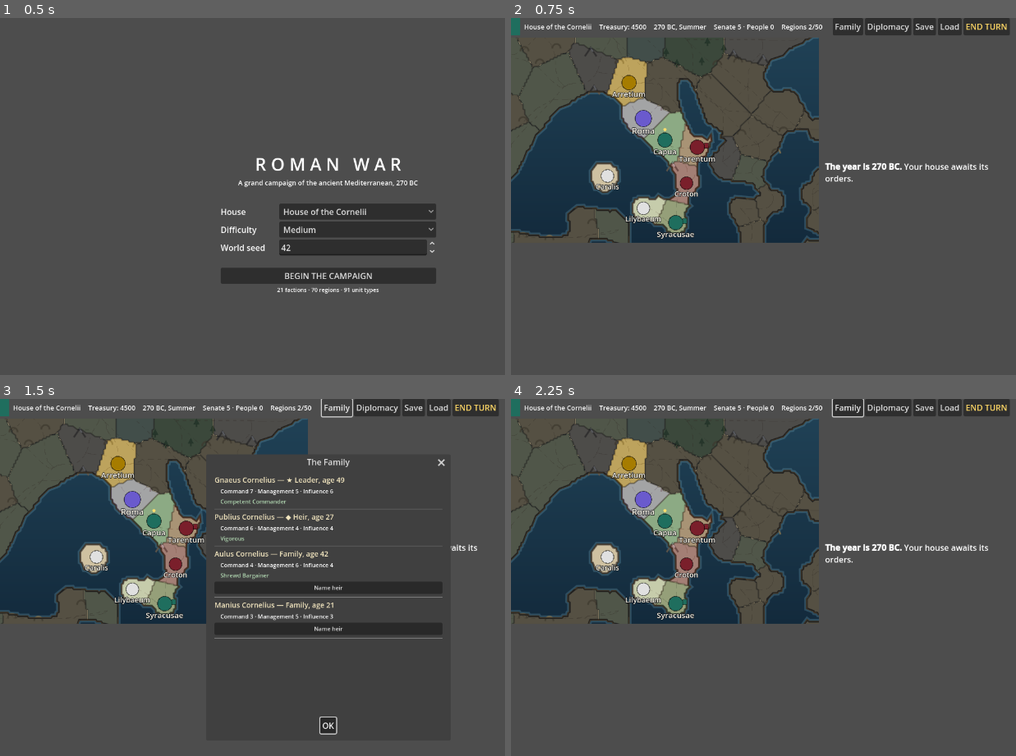
Above: before the commit, frames 1-4 (two rows, left to right).
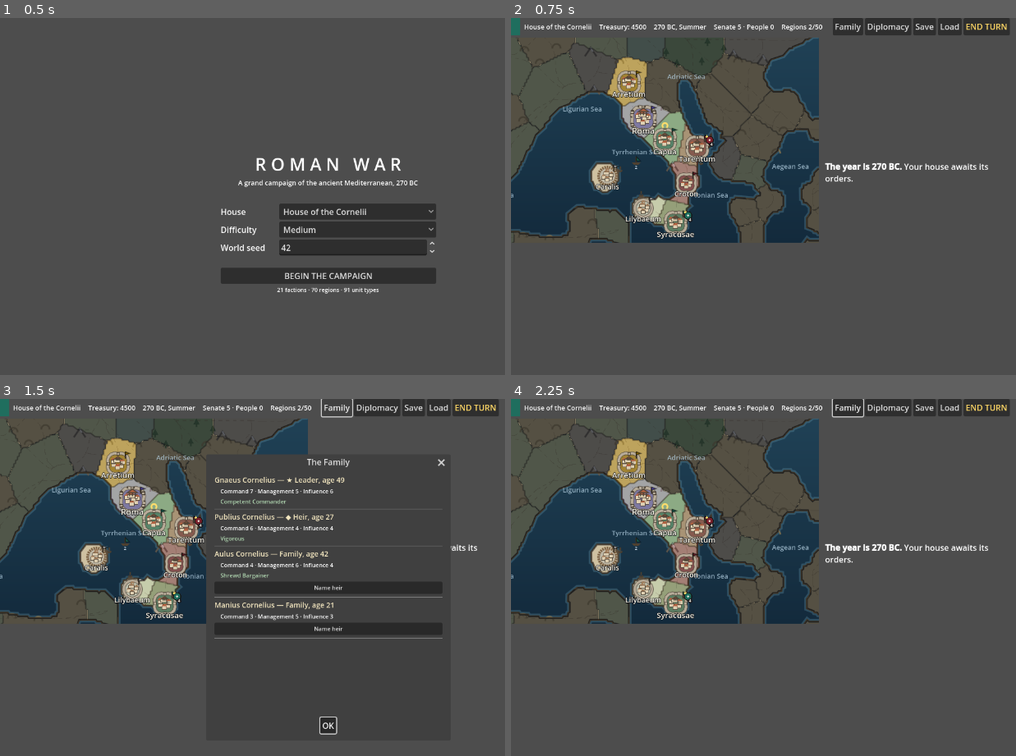
Above: after the commit, the same moments.

Repository: zhynek/Roman-War
Game: Godot game, scene res://src/ui/main.tscn
Two runs of this game, one before a commit and one after it. Both use one fixed random seed, a clock stepped at 60 frames per second and the inputs below.
Inputs:
- Up to frame 1 (0.5 s): no input
- Up to frame 2 (0.75 s): click "BEGIN THE CAMPAIGN" at 0.5 s
- Up to frame 3 (1.5 s): click "Family" at 1.25 s
- Up to frame 4 (2.25 s): click "OK" at 2 s

Frame 1 is identical in both runs. In frame 2, 2.3% of the frame differs, in the area x 0-60%, y 14-61%; in frame 3, 2.2%; in frame 4, 2.3%.

Commit message:
Map: settlement, castle, army and fleet iconography
SettlementIcons replaces the owner-colored circles with procedural
vector settlements built from campaign data: the footprint grows through
six settlement levels (huts to a monumental skyline), the wall circuit
follows wall tier and culture — palisade stakes, stone rings, towered
enceintes, up to a concentric citadel; rounded Roman circuits, round
Mediterranean walls, id-jittered tribal stockades — and a culture finial
(pediment, columns, stepped spire, crescent, obelisk, crossed gables)
crowns the town. Owner banners, the capital's gold laurel, siege ladders
with red rampart arcs, harbor quays on the seaward side and gold wonder
marks complete the settlement.

Armies are now shield roundels showing unit count, a general's star and
a fatigue mark — the count the old renderer computed and threw away.
The player's fleets appear at their sea-zone anchors (closing a
long-standing gap: those anchors were dead data), and sea names label
the map. icon_params() is pure and covered by the headless smoke test.

Co-Authored-By: Claude Fable 5 <noreply@anthropic.com>
Claude-Session: https://claude.ai/code/session_01NF1RcCk8K69m3G3Sq2YaWk

Diff:
--- a/src/ui/map/map_layers.gd
+++ b/src/ui/map/map_layers.gd
@@ -164,26 +164,15 @@
 				continue
 			_draw_settlement(region_id, anchor)
 			_draw_armies(region_id, anchor)
+		_draw_fleets()
 
 	func _draw_settlement(region_id: String, anchor: Vector2) -> void:
 		var game: Game = view.game
-		var settlement: Dictionary = game.state["settlements"].get(region_id, {})
-		var owner: String = settlement.get("owner", "rebels")
-		var owner_color := Color.html(game.data.factions.get(owner, {}).get("color", "#808080"))
-		var tier := 1
-		if not settlement.is_empty():
-			tier = Constants.level_index(SettlementRules.settlement_level(game.data, settlement)) + 1
-		var radius := 7.0 + 1.8 * tier
-
-		draw_circle(anchor, radius, owner_color)
-		draw_arc(anchor, radius, 0, TAU, 32, Color(0, 0, 0, 0.55), 1.5)
-
-		if not settlement.is_empty() and settlement.get("siege") != null:
-			draw_arc(anchor, radius + 7.0, 0, TAU, 32, UiStyle.SIEGE_RED, 2.5)
-
-		var player: String = game.state["player_faction"]
-		if game.state["factions"].get(player, {}).get("capital", "") == region_id:
-			draw_circle(anchor + Vector2(0, -radius - 6.0), 3.0, UiStyle.CAPITAL_GOLD)
+		var params := SettlementIcons.icon_params(game, region_id)
+		if params.is_empty():
+			draw_circle(anchor, 8.0, Color(0.5, 0.5, 0.5))
+			return
+		SettlementIcons.draw_settlement(self, anchor, params)
 
 	func _draw_armies(region_id: String, anchor: Vector2) -> void:
 		var game: Game = view.game
@@ -192,12 +181,26 @@
 		owner_ids.sort()
 		var offset := 0
 		for army_owner in owner_ids:
+			var entry: Dictionary = owners[army_owner]
 			var badge_color := Color.html(
 				game.data.factions.get(army_owner, {}).get("color", "#808080"))
-			var badge_pos := anchor + Vector2(14.0 + offset * 11.0, -8.0)
-			draw_rect(Rect2(badge_pos, Vector2(8, 10)), badge_color)
-			draw_rect(Rect2(badge_pos, Vector2(8, 10)), Color(0, 0, 0, 0.6), false, 1.0)
+			SettlementIcons.draw_army_token(self,
+				anchor + Vector2(24.0 + offset * 18.0, -14.0), badge_color,
+				int(entry["units"]), bool(entry["has_general"]),
+				bool(entry["fatigued"]), view.map_font)
 			offset += 1
+
+	func _draw_fleets() -> void:
+		var game: Game = view.game
+		var player_color := Color.html(game.data.factions.get(
+			String(game.state["player_faction"]), {}).get("color", "#808080"))
+		for zone_id in view.fleet_groups:
+			var anchor_data: Dictionary = game.data.sea_zones.get(zone_id, {}).get("position", {})
+			if anchor_data.is_empty():
+				continue
+			var at := Vector2(float(anchor_data["x"]), float(anchor_data["y"])) * MapView.WORLD_SCALE
+			SettlementIcons.draw_fleet_token(self, at, player_color,
+				int(view.fleet_groups[zone_id]), view.map_font)
 
 
 class OverlayLayer:
@@ -248,6 +251,19 @@
 		if game == null or view.map_font == null:
 			return
 		var zoom := view._zoom
+		# Sea names at their authored anchors, faint and wide.
+		if zoom >= 0.45:
+			for zone_id in game.data.sea_zones:
+				var anchor_data: Dictionary = game.data.sea_zones[zone_id].get("position", {})
+				if anchor_data.is_empty():
+					continue
+				var sea_name: String = game.data.sea_zones[zone_id].get("name", zone_id)
+				var at := view.to_screen(Vector2(
+					float(anchor_data["x"]), float(anchor_data["y"])) * MapView.WORLD_SCALE)
+				var sea_width := view.map_font.get_string_size(
+					sea_name, HORIZONTAL_ALIGNMENT_CENTER, -1, 13).x
+				draw_string(view.map_font, at + Vector2(-sea_width / 2.0, -14.0), sea_name,
+					HORIZONTAL_ALIGNMENT_CENTER, -1, 13, UiStyle.SEA_LABEL)
 		for region_id in view.visible_cache:
 			var region: Dictionary = game.data.regions.get(region_id, {})
 			if region.is_empty():
--- /dev/null
+++ b/src/ui/map/settlement_icons.gd
@@ -0,0 +1,321 @@
+class_name SettlementIcons
+## Procedural settlement, army and fleet iconography for the campaign map —
+## original vector work, drawn from campaign data: footprint grows with
+## settlement level, the wall circuit follows wall_level and culture
+## (rounded Roman circuits, round Mediterranean enceintes, jittered tribal
+## stockades), a culture finial crowns the skyline, and banners, laurels,
+## siege ladders, quays and wonder marks say the rest.
+##
+## icon_params() is pure data extraction so the headless suite can test it;
+## the draw functions take any CanvasItem and world-pixel positions.
+
+const WALL_STONE := Color(0.72, 0.675, 0.60)
+const WALL_EDGE := Color(0.28, 0.245, 0.20)
+const WALL_WOOD := Color(0.47, 0.36, 0.24)
+const HOUSE_PLASTER := Color(0.87, 0.81, 0.70)
+const HOUSE_EDGE := Color(0.30, 0.26, 0.21, 0.9)
+const ROOF := {
+	"roman": Color(0.70, 0.38, 0.25),
+	"greek": Color(0.56, 0.52, 0.44),
+	"eastern": Color(0.63, 0.54, 0.37),
+	"carthaginian": Color(0.62, 0.48, 0.35),
+	"egyptian": Color(0.80, 0.71, 0.47),
+	"barbarian": Color(0.54, 0.45, 0.28),
+	"neutral": Color(0.58, 0.54, 0.46),
+}
+
+
+static func icon_params(game: Game, region_id: String) -> Dictionary:
+	## Everything the map needs to draw one settlement, from data alone.
+	var settlement: Dictionary = game.state["settlements"].get(region_id, {})
+	if settlement.is_empty():
+		return {}
+	var owner: String = settlement["owner"]
+	var region: Dictionary = game.data.regions.get(region_id, {})
+	var seaward := Vector2.ZERO
+	var zones: Array = region.get("sea_zones", [])
+	if not zones.is_empty() and region.has("position"):
+		var here := Vector2(float(region["position"]["x"]), float(region["position"]["y"]))
+		var best_distance := INF
+		for zone_id in zones:
+			var anchor: Dictionary = game.data.sea_zones.get(zone_id, {}).get("position", {})
+			if anchor.is_empty():
+				continue
+			var there := Vector2(float(anchor["x"]), float(anchor["y"]))
+			if here.distance_to(there) < best_distance:
+				best_distance = here.distance_to(there)
+				seaward = (there - here).normalized()
+	return {
+		"owner": owner,
+		"owner_color": Color.html(game.data.factions.get(owner, {}).get("color", "#808080")),
+		"culture": game.data.culture_of_faction(owner),
+		"level": Constants.level_index(SettlementRules.settlement_level(game.data, settlement)) + 1,
+		"wall_level": int(SettlementRules.effect_max(game.data, settlement, "wall_level")),
+		"port_level": int(SettlementRules.effect_max(game.data, settlement, "port_level")),
+		"under_siege": settlement.get("siege") != null,
+		"is_capital": game.state["factions"].get(
+			String(game.state["player_faction"]), {}).get("capital", "") == region_id,
+		"has_wonder": region.has("wonder"),
+		"seaward": seaward,
+		"region_id": region_id,
+	}
+
+
+static func draw_settlement(canvas: CanvasItem, at: Vector2, p: Dictionary) -> void:
+	var level := int(p["level"])
+	var radius := 10.0 + 2.3 * level
+	var culture: String = p["culture"]
+	var roof: Color = ROOF.get(culture, ROOF["neutral"])
+
+	# Grounding shadow and a soft owner-colored plinth.
+	canvas.draw_circle(at + Vector2(0, 2.5), radius * 1.12, Color(0, 0, 0, 0.16))
+	canvas.draw_circle(at, radius * 1.05, Color(p["owner_color"], 0.35))
+
+	if int(p["port_level"]) > 0 and p["seaward"] != Vector2.ZERO:
+		_draw_port(canvas, at, radius, p["seaward"])
+
+	var wall_level := int(p["wall_level"])
+	if wall_level > 0:
+		_draw_walls(canvas, at, radius, wall_level, culture, String(p["region_id"]))
+
+	_draw_buildings(canvas, at, radius, level, roof, culture)
+
+	# Banner pole on the upper right, pennant in the owner's color.
+	var pole_base := at + Vector2(radius * 0.75, -radius * 0.55)
+	canvas.draw_line(pole_base, pole_base + Vector2(0, -12), Color(0.22, 0.19, 0.15), 1.6, true)
+	var tip := pole_base + Vector2(0, -12)
+	canvas.draw_colored_polygon(PackedVector2Array([
+		tip, tip + Vector2(8, 2.6), tip + Vector2(0, 5.2),
+	]), p["owner_color"])
+	canvas.draw_polyline(PackedVector2Array([
+		tip, tip + Vector2(8, 2.6), tip + Vector2(0, 5.2), tip,
+	]), Color(0, 0, 0, 0.55), 1.0, true)
+
+	if p["is_capital"]:
+		var crown := at + Vector2(0, -radius - 9.0)
+		canvas.draw_arc(crown, 5.0, PI * 0.75, PI * 1.65, 10, UiStyle.CAPITAL_GOLD, 2.0, true)
+		canvas.draw_arc(crown, 5.0, PI * 1.35, PI * 2.25, 10, UiStyle.CAPITAL_GOLD, 2.0, true)
+
+	if p["under_siege"]:
+		for start in [0.15, PI * 0.5 + 0.15, PI + 0.15, PI * 1.5 + 0.15]:
+			canvas.draw_arc(at, radius + 6.5, start, start + PI * 0.5 - 0.3, 10,
+				UiStyle.SIEGE_RED, 2.4, true)
+		var ladder := at + Vector2(-radius - 7.0, -3.0)
+		canvas.draw_line(ladder, ladder + Vector2(9, 9), UiStyle.SIEGE_RED, 1.8, true)
+		canvas.draw_line(ladder + Vector2(9, 0), ladder + Vector2(0, 9), UiStyle.SIEGE_RED, 1.8, true)
+
+	if p["has_wonder"]:
+		var base := at + Vector2(-radius - 6.0, -radius * 0.3)
+		canvas.draw_colored_polygon(PackedVector2Array([
+			base + Vector2(-3, 6), base + Vector2(3, 6), base + Vector2(0, -8),
+		]), UiStyle.CAPITAL_GOLD)
+		canvas.draw_circle(base + Vector2(0, -9.5), 1.6, UiStyle.CAPITAL_GOLD)
+
+
+static func _draw_walls(canvas: CanvasItem, at: Vector2, radius: float,
+		wall_level: int, culture: String, region_id: String) -> void:
+	var ring := _wall_ring(at, radius, culture, region_id)
+	var wood := culture in ["barbarian", "neutral"]
+	var stroke := WALL_WOOD if wood else WALL_STONE
+
+	if wall_level == 1:
+		# A palisade: radial stakes.
+		for i in range(ring.size()):
+			var out := (ring[i] - at).normalized()
+			canvas.draw_line(ring[i] - out * 1.5, ring[i] + out * 2.5, WALL_WOOD, 1.7, true)
+		return
+
+	var closed := PackedVector2Array(ring)
+	closed.append(ring[0])
+	canvas.draw_polyline(closed, WALL_EDGE, 2.0 + 0.55 * wall_level + 1.6, true)
+	canvas.draw_polyline(closed, stroke, 2.0 + 0.55 * wall_level, true)
+
+	if wall_level >= 3:
+		var towers := 4 if wall_level == 3 else (6 if wall_level == 4 else 8)
+		for i in range(towers):
+			var angle := TAU * i / towers - PI / 2.0
+			var tower := _ring_point(at, radius, culture, region_id, angle)
+			canvas.draw_rect(Rect2(tower - Vector2(2.6, 2.6), Vector2(5.2, 5.2)), stroke)
+			canvas.draw_rect(Rect2(tower - Vector2(2.6, 2.6), Vector2(5.2, 5.2)), WALL_EDGE, false, 1.1)
+	if wall_level >= 4:
+		# Crenellation ticks between towers.
+		for i in range(12):
+			var angle := TAU * i / 12.0 + 0.13
+			var merlon := _ring_point(at, radius, culture, region_id, angle)
+			var out := (merlon - at).normalized()
+			canvas.draw_line(merlon, merlon + out * 2.2, WALL_EDGE, 1.2, true)
+	if wall_level >= 5:
+		# Concentric inner ring and a corner keep: the citadel.
+		var inner := _wall_ring(at, radius * 0.62, culture, region_id)
+		var inner_closed := PackedVector2Array(inner)
+		inner_closed.append(inner[0])
+		canvas.draw_polyline(inner_closed, stroke, 2.2, true)
+		var keep := _ring_point(at, radius * 0.62, culture, region_id, -PI * 0.25)
+		canvas.draw_rect(Rect2(keep - Vector2(3.4, 3.4), Vector2(6.8, 6.8)), stroke)
+		canvas.draw_rect(Rect2(keep - Vector2(3.4, 3.4), Vector2(6.8, 6.8)), WALL_EDGE, false, 1.2)
+
+
+static func _wall_ring(at: Vector2, radius: float, culture: String, region_id: String) -> PackedVector2Array:
+	var points := PackedVector2Array()
+	var count := 20 if culture == "roman" else (16 if culture in ["barbarian", "neutral"] else 24)
+	for i in range(count):
+		points.append(_ring_point(at, radius, culture, region_id, TAU * i / count - PI / 2.0))
+	return points
+
+
+static func _ring_point(at: Vector2, radius: float, culture: String,
+		region_id: String, angle: float) -> Vector2:
+	match culture:
+		"roman":
+			# A rounded-square circuit: radius swells on the diagonals.
+			var square := 1.0 + 0.18 * absf(sin(2.0 * angle))
+			return at + Vector2(cos(angle), sin(angle)) * radius * square
+		"barbarian", "neutral":
+			# An irregular stockade, wobble hashed from the region id.
+			var step := int(floor(angle / TAU * 16.0)) % 16
+			var wobble := 0.86 + 0.26 * UiStyle.jitter(region_id, step)
+			return at + Vector2(cos(angle), sin(angle)) * radius * wobble
+		_:
+			return at + Vector2(cos(angle), sin(angle)) * radius
+
+
+static func _draw_buildings(canvas: CanvasItem, at: Vector2, radius: float,
+		level: int, roof: Color, culture: String) -> void:
+	# Houses fill the circuit as the settlement grows.
+	var house_spots := [
+		Vector2(-0.42, 0.18), Vector2(0.30, 0.28), Vector2(-0.05, 0.42),
+		Vector2(0.45, -0.10), Vector2(-0.50, -0.18), Vector2(0.10, -0.05),
+	]
+	var houses := mini(2 + level - 1, house_spots.size())
+	for i in range(houses):
+		_house(canvas, at + house_spots[i] * radius, 3.2 + 0.28 * level, roof)
+
+	if level >= 3:
+		# The long hall.
+		var hall := at + Vector2(-radius * 0.12, -radius * 0.30)
+		var hall_size := Vector2(radius * 0.62, radius * 0.30)
+		canvas.draw_rect(Rect2(hall - hall_size / 2.0, hall_size), HOUSE_PLASTER)
+		canvas.draw_rect(Rect2(hall - hall_size / 2.0, hall_size), HOUSE_EDGE, false, 1.0)
+		canvas.draw_colored_polygon(PackedVector2Array([
+			hall + Vector2(-hall_size.x / 2.0 - 1.0, -hall_size.y / 2.0),
+			hall + Vector2(hall_size.x / 2.0 + 1.0, -hall_size.y / 2.0),
+			hall + Vector2(0, -hall_size.y / 2.0 - 3.5 - 0.4 * level),
+		]), roof)
+	if level >= 4:
+		# A watchtower.
+		var tower := at + Vector2(radius * 0.35, -radius * 0.42)
+		canvas.draw_rect(Rect2(tower - Vector2(1.7, 0), Vector2(3.4, 8.0)), HOUSE_PLASTER)
+		canvas.draw_rect(Rect2(tower - Vector2(1.7, 0), Vector2(3.4, 8.0)), HOUSE_EDGE, false, 1.0)
+		canvas.draw_rect(Rect2(tower - Vector2(2.6, -0.4), Vector2(5.2, 2.4)), roof)
+	if level >= 5:
+		_finial(canvas, at + Vector2(0, -radius * 0.62), 1.0 + 0.12 * level, culture, roof)
+	elif level >= 2:
+		_finial(canvas, at + Vector2(0, -radius * 0.52), 0.8, culture, roof)
+
+
+static func _house(canvas: CanvasItem, at: Vector2, size: float, roof: Color) -> void:
+	canvas.draw_rect(Rect2(at - Vector2(size, size * 0.75), Vector2(size * 2, size * 1.5)), HOUSE_PLASTER)
+	canvas.draw_rect(Rect2(at - Vector2(size, size * 0.75), Vector2(size * 2, size * 1.5)), HOUSE_EDGE, false, 0.9)
+	canvas.draw_colored_polygon(PackedVector2Array([
+		at + Vector2(-size - 0.8, -size * 0.75),
+		at + Vector2(size + 0.8, -size * 0.75),
+		at + Vector2(0, -size * 1.9),
+	]), roof)
+
+
+static func _finial(canvas: CanvasItem, at: Vector2, scale: float, culture: String, roof: Color) -> void:
+	## The culture's signature crowning the skyline.
+	match culture:
+		"roman":
+			var half := 6.0 * scale
+			canvas.draw_colored_polygon(PackedVector2Array([
+				at + Vector2(-half, 0), at + Vector2(half, 0), at + Vector2(0, -4.5 * scale),
+			]), roof)
+			canvas.draw_polyline(PackedVector2Array([
+				at + Vector2(-half, 0), at + Vector2(half, 0), at + Vector2(0, -4.5 * scale), at + Vector2(-half, 0),
+			]), HOUSE_EDGE, 1.1, true)
+			for i in range(3):
+				var x := -half * 0.6 + i * half * 0.6
+				canvas.draw_line(at + Vector2(x, 0.5), at + Vector2(x, 4.0 * scale), HOUSE_EDGE, 1.1, true)
+		"greek":
+			for x in [-3.0 * scale, 0.0, 3.0 * scale]:
+				canvas.draw_line(at + Vector2(x, 0), at + Vector2(x, -6.0 * scale), WALL_STONE, 1.8, true)
+			canvas.draw_line(at + Vector2(-4.2 * scale, -6.0 * scale),
+				at + Vector2(4.2 * scale, -6.0 * scale), WALL_STONE, 1.8, true)
+		"eastern":
+			for i in range(3):
+				var w := (4.8 - 1.4 * i) * scale
+				var y := -2.2 * i * scale
+				canvas.draw_rect(Rect2(at + Vector2(-w / 2.0, y - 2.0 * scale), Vector2(w, 2.0 * scale)), roof)
+		"carthaginian":
+			canvas.draw_arc(at + Vector2(0, -3.0 * scale), 3.4 * scale, PI * 0.15, PI * 0.85 + PI, 12, roof, 1.8, true)
+			canvas.draw_circle(at + Vector2(0, -6.6 * scale), 1.5 * scale, roof)
+		"egyptian":
+			canvas.draw_colored_polygon(PackedVector2Array([
+				at + Vector2(-1.6 * scale, 0), at + Vector2(1.6 * scale, 0), at + Vector2(0, -8.0 * scale),
+			]), roof)
+		"barbarian":
+			canvas.draw_line(at + Vector2(-3.5 * scale, 0), at + Vector2(3.5 * scale, -6.0 * scale), WALL_WOOD, 1.8, true)
+			canvas.draw_line(at + Vector2(3.5 * scale, 0), at + Vector2(-3.5 * scale, -6.0 * scale), WALL_WOOD, 1.8, true)
+		_:
+			pass
+
+
+static func _draw_port(canvas: CanvasItem, at: Vector2, radius: float, seaward: Vector2) -> void:
+	var quay := at + seaward * (radius + 4.0)
+	var along := Vector2(-seaward.y, seaward.x)
+	canvas.draw_line(quay - along * 5.0, quay + along * 5.0, Color(0.35, 0.30, 0.24), 2.2, true)
+	canvas.draw_line(quay + seaward * 3.0 - along * 3.0, quay + seaward * 3.0 + along * 3.0,
+		Color(0.35, 0.30, 0.24), 1.6, true)
+	var hull := quay + seaward * 7.0
+	canvas.draw_arc(hull, 3.4, PI * 0.15, PI * 0.85, 8, Color(0.30, 0.25, 0.19), 2.0, true)
+	canvas.draw_line(hull + Vector2(0, -0.5), hull + Vector2(0, -5.5), Color(0.30, 0.25, 0.19), 1.3, true)
+
+
+static func draw_army_token(canvas: CanvasItem, at: Vector2, owner_color: Color,
+		unit_count: int, has_general: bool, fatigued: bool, font: Font) -> void:
+	## A shield roundel: owner color, dark rim, unit count, a general's star.
+	canvas.draw_circle(at + Vector2(0.8, 1.6), 7.6, Color(0, 0, 0, 0.25))
+	canvas.draw_circle(at, 7.4, owner_color)
+	canvas.draw_arc(at, 7.4, 0, TAU, 20, Color(0.08, 0.07, 0.06, 0.9), 1.7)
+	canvas.draw_circle(at, 2.1, Color(0.95, 0.93, 0.88, 0.9))
+	if unit_count > 1 and font != null:
+		var text := str(unit_count)
+		var chip := at + Vector2(4.0, 8.6)
+		canvas.draw_circle(chip, 4.6, Color(0.09, 0.09, 0.11, 0.92))
+		var width := font.get_string_size(text, HORIZONTAL_ALIGNMENT_CENTER, -1, 8).x
+		canvas.draw_string(font, chip + Vector2(-width / 2.0, 2.8), text,
+			HORIZONTAL_ALIGNMENT_CENTER, -1, 8, Color(0.97, 0.95, 0.9))
+	if has_general:
+		_star(canvas, at + Vector2(-5.4, -6.4), 3.4, UiStyle.CAPITAL_GOLD)
+	if fatigued:
+		canvas.draw_line(at + Vector2(-7.5, 7.5), at + Vector2(-3.5, 9.5), UiStyle.SIEGE_RED, 2.0, true)
+
+
+static func draw_fleet_token(canvas: CanvasItem, at: Vector2, owner_color: Color,
+		ship_count: int, font: Font) -> void:
+	## A hull with an owner-colored sail.
+	canvas.draw_colored_polygon(PackedVector2Array([
+		at + Vector2(-8, 2), at + Vector2(8, 2), at + Vector2(5, 6), at + Vector2(-5, 6),
+	]), Color(0.32, 0.26, 0.19))
+	canvas.draw_line(at + Vector2(0, 2), at + Vector2(0, -9), Color(0.25, 0.21, 0.16), 1.5, true)
+	canvas.draw_colored_polygon(PackedVector2Array([
+		at + Vector2(0.8, -9), at + Vector2(7.5, -1.5), at + Vector2(0.8, -1.5),
+	]), owner_color)
+	canvas.draw_polyline(PackedVector2Array([
+		at + Vector2(0.8, -9), at + Vector2(7.5, -1.5), at + Vector2(0.8, -1.5), at + Vector2(0.8, -9),
+	]), Color(0, 0, 0, 0.5), 0.9, true)
+	if ship_count > 1 and font != null:
+		var text := str(ship_count)
+		var width := font.get_string_size(text, HORIZONTAL_ALIGNMENT_CENTER, -1, 8).x
+		canvas.draw_string(font, at + Vector2(-width / 2.0, 14.0), text,
+			HORIZONTAL_ALIGNMENT_CENTER, -1, 8, Color(0.85, 0.90, 0.94))
+
+
+static func _star(canvas: CanvasItem, at: Vector2, radius: float, color: Color) -> void:
+	var points := PackedVector2Array()
+	for i in range(10):
+		var r := radius if i % 2 == 0 else radius * 0.45
+		var angle := -PI / 2.0 + TAU * i / 10.0
+		points.append(at + Vector2(cos(angle), sin(angle)) * r)
+	canvas.draw_colored_polygon(points, color)
--- a/src/ui/map_view.gd
+++ b/src/ui/map_view.gd
@@ -35,6 +35,7 @@
 var visible_cache: Dictionary = {}
 var owner_colors: Dictionary = {}
 var army_groups: Dictionary = {}
+var fleet_groups: Dictionary = {}
 var road_levels: Dictionary = {}
 
 var _camera_offset := Vector2(-200, -200)
@@ -93,8 +94,21 @@
 	army_groups = {}
 	for army in game.state["armies"].values():
 		var groups: Dictionary = army_groups.get(army["region"], {})
-		groups[army["owner"]] = int(groups.get(army["owner"], 0)) + 1
+		var entry: Dictionary = groups.get(army["owner"],
+			{"stacks": 0, "units": 0, "has_general": false, "fatigued": false})
+		entry["stacks"] = int(entry["stacks"]) + 1
+		entry["units"] = int(entry["units"]) + army["units"].size()
+		entry["has_general"] = entry["has_general"] or army["general"] != null
+		entry["fatigued"] = entry["fatigued"] or bool(army.get("forced_march", false))
+		groups[army["owner"]] = entry
 		army_groups[army["region"]] = groups
+
+	fleet_groups = {}
+	for fleet in game.state["fleets"].values():
+		if fleet["owner"] != game.state["player_faction"]:
+			continue  # foreign fleets stay unseen: fog has no naval eye yet
+		fleet_groups[fleet["sea_zone"]] = int(
+			fleet_groups.get(fleet["sea_zone"], 0)) + fleet["ships"].size()
 
 	road_levels = {}
 	if geometry != null:
--- a/tests/test_ui_smoke.gd
+++ b/tests/test_ui_smoke.gd
@@ -122,6 +122,14 @@
 			break
 	t.check(deep_hit, "territory picking reaches beyond the anchor disc")
 
+	# The settlement icon extractor reads pure campaign data.
+	var params := SettlementIcons.icon_params(game, capital)
+	t.check_eq(params.get("culture", ""), "roman", "the capital draws in Roman style")
+	t.check(int(params.get("level", 0)) >= 1 and int(params.get("level", 0)) <= 6,
+		"settlement level within the ladder")
+	t.check(params.get("is_capital", false), "the capital wears the laurel")
+	t.check(int(params.get("wall_level", -1)) >= 0, "wall tier extracted")
+
 	# Decor glyph anchors are deterministic — hashed from region ids, never
 	# drawn from the campaign RNG.
 	var rng_before: String = game.state["rng_state"]
Not shown, added: src/ui/map/settlement_icons.gd.uid
